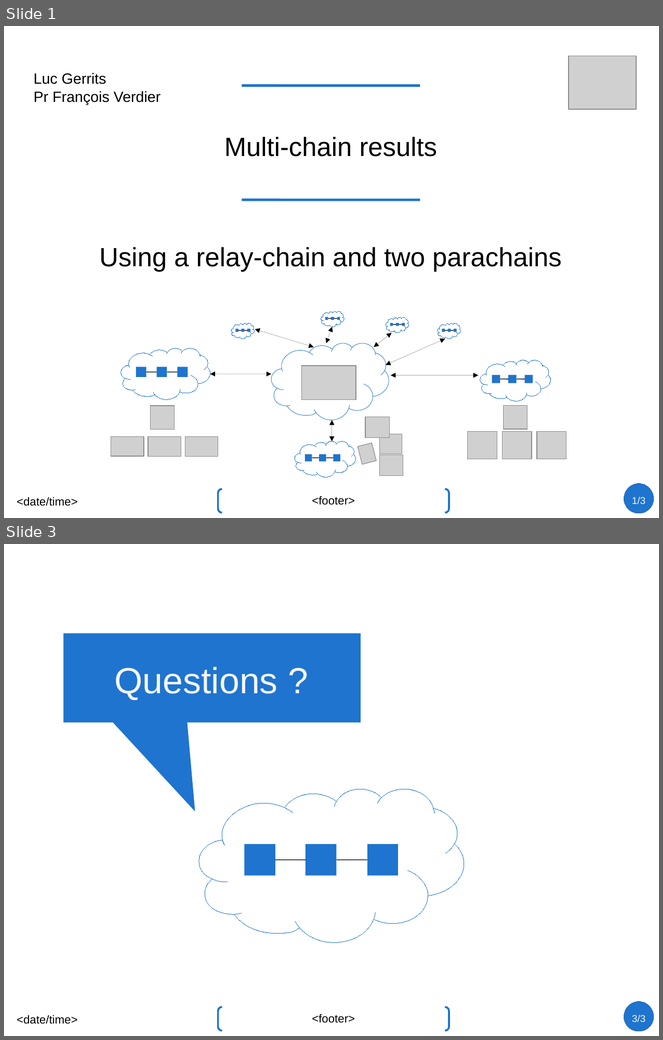
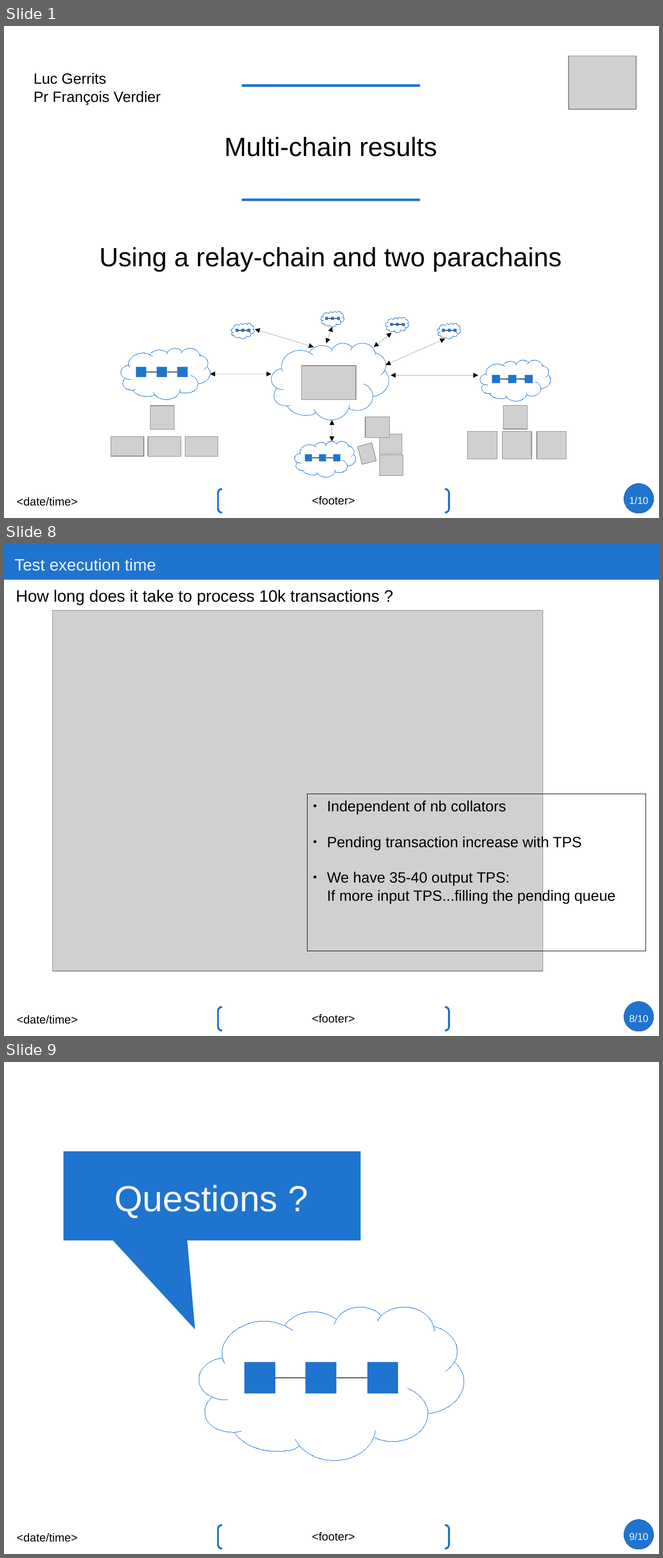
Before and after one commit to lucgerrits/sim-multichain-with-polkadot-and-substrate, a slide deck: results/Results discussions.odp. Shown one above the other, each under a label of ours: slides 1 and 3 before the commit, slides 1, 8 and 9 after it; the slides between them are not shown. The pictures are 663x1040 and 663x1558 pixels, drawn with LibreOffice and Linux fonts; fonts in the diff are those of the drawing; grey boxes stand for pictures. Boxes give left, top, right and bottom in pixels: in the first picture for what was removed or moved away, otherwise in the second. Text is boxed around its words. In the diff, an @@ line names an element or a change of style, - is before the commit and + after.

```diff
--- a/results/Results discussions.odp
+++ b/results/Results discussions.odp
@@ slide 8 added at bbox=[4, 544, 659, 1036], background #FFFFFF; not listed: 5 template elements that a slide beside it also shows @@
@@ rectangle added at bbox=[4, 544, 659, 580], fill #1E74CF @@
@@ title added at bbox=[14, 559, 156, 571], 20 pt, text #F5F5F5 @@
+Test execution time
@@ text added at bbox=[16, 590, 379, 605], 20 pt, text #000000 @@
+How long does it take to process 10k transactions ?
@@ picture added at bbox=[53, 611, 543, 971] @@
@@ rectangle added at bbox=[307, 794, 646, 951], outline #000000 0 pt, 18 pt, text #000000 @@
+● Independent of nb collators
+● Pending transaction increase with TPS
+● We have 35-40 output TPS:
+  If more input TPS...filling the pending queue
@@ page number at bbox=[630, 497, 649, 504]: text changed @@
-1/3
+1/10
@@ what was slide 3 is now slide 9 @@
@@ page number at bbox=[630, 1533, 649, 1540]: text changed @@
-3/3
+9/10
```
Also in this commit, not shown: 1 slide changed, 6 other slides added.
